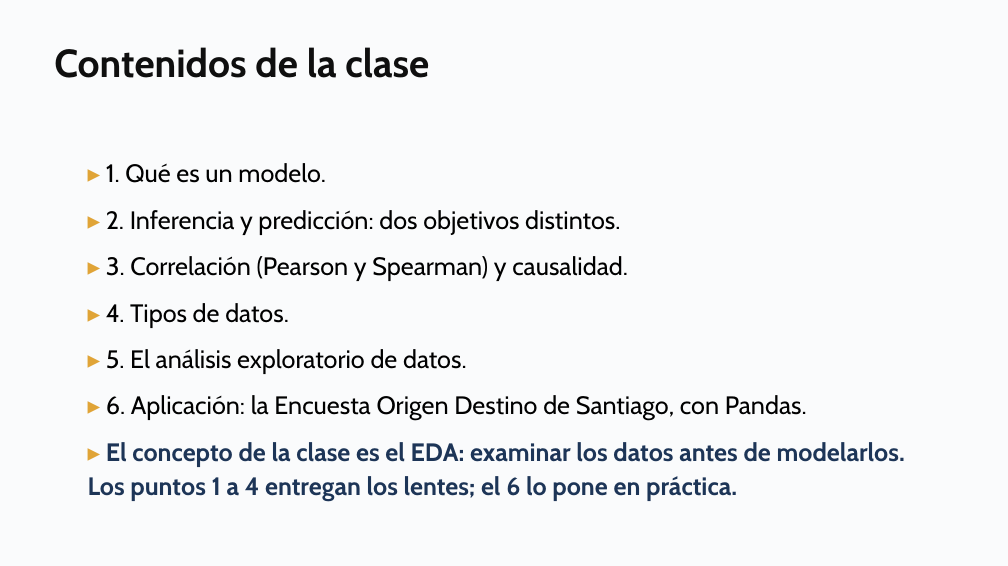
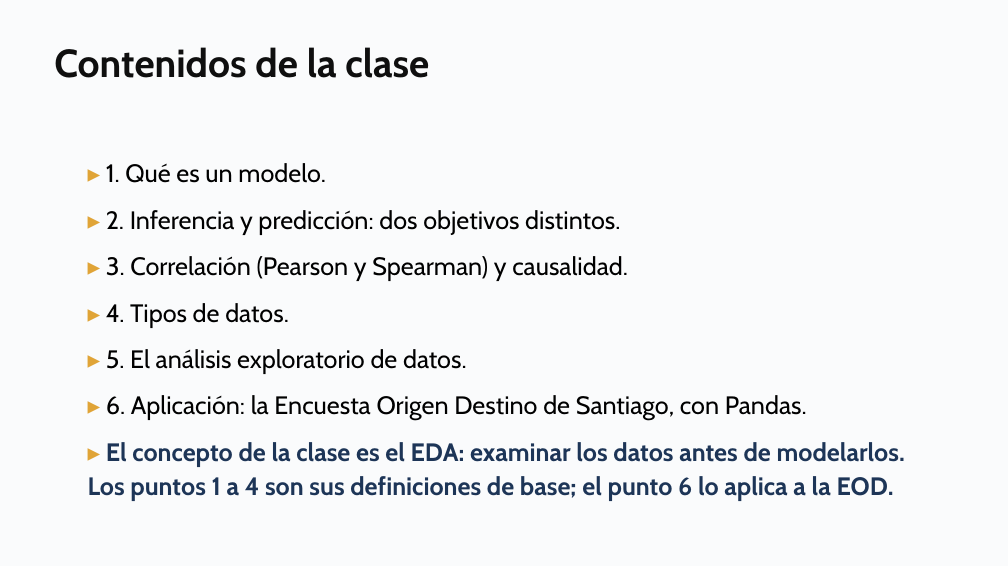
Before and after one commit to daniopitz/cienciadatos, a slide deck: slide 2 of presentaciones/clase02_pandas_eda.pptx. Drawn at 1008x566 pixels with LibreOffice and Linux fonts; fonts in the diff are those of the drawing. Boxes give left, top, right and bottom in pixels: in the first picture for what was removed or moved away, otherwise in the second. Text is boxed around its words. In the diff, an @@ line names an element or a change of style, - is before the commit and + after.

```diff
--- a/presentaciones/clase02_pandas_eda.pptx
+++ b/presentaciones/clase02_pandas_eda.pptx
@@ text at <box>88,442,905,501</box>: text changed @@
-▸ El concepto de la clase es el EDA: examinar los datos antes de modelarlos. Los puntos 1 a 4 entregan los lentes; el 6 lo pone en práctica.
+▸ El concepto de la clase es el EDA: examinar los datos antes de modelarlos. Los puntos 1 a 4 son sus definiciones de base; el punto 6 lo aplica a la EOD.
```
Also in this commit, not shown: 2 other files.
